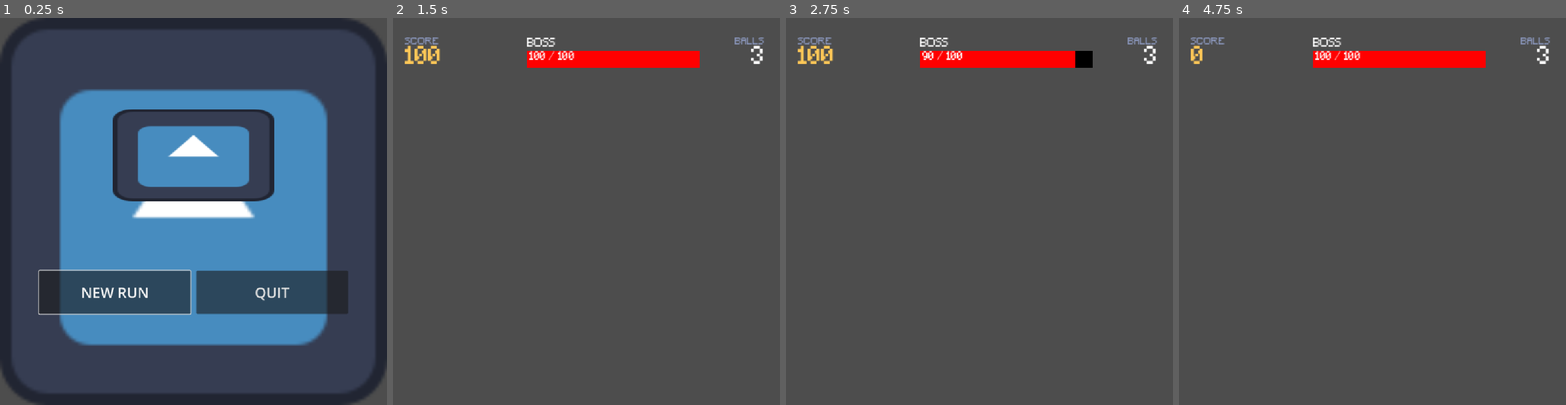
Above: before the commit, frames 1-4 (left to right).
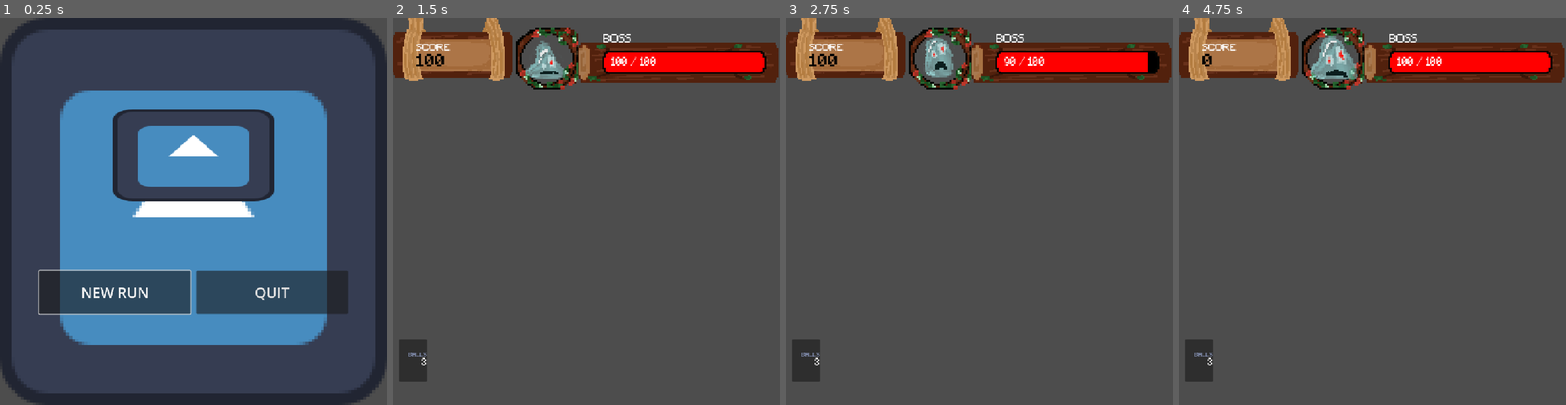
Above: after the commit, the same moments.

Repository: Josephs101/Hack-Haven-Game
Game: Godot game, scene res://scenes/start_menu.tscn
Same seed, same stepped clock (60 frames per second), same inputs: the game is played once before the commit and once after it. The engine's default icon, where the game draws it, is replaced by a stand-in: a white triangle on a blue panel in a dark square.
Inputs:
- Up to frame 1 (0.25 s): no input
- Up to frame 2 (1.5 s): click "NEW RUN" at 0.5 s; tap Enter at 1.25 s; tap K at 1.35 s
- Up to frame 3 (2.75 s): tap B at 2.1 s
- Up to frame 4 (4.75 s): tap N at 2.85 s; tap G at 3.6 s; click "Restart" at 4.25 s

The runs differ from the first frame. In frame 1, 1.5% of the frame differs, in the area x 3-97%, y 3-97%; in frame 2, 11%; in frame 3, 12%, in the area x 0-100%, y 0-94%; in frame 4, 11%.

Commit message:
put sprites on hud, slime bouncy bounce

Diff:
--- a/project.godot
+++ b/project.godot
@@ -39,4 +39,5 @@
 
 [rendering]
 
+textures/canvas_textures/default_texture_filter=0
 rendering_device/driver.windows="d3d12"
--- a/scenes/InGameUI.tscn
+++ b/scenes/InGameUI.tscn
@@ -1,15 +1,266 @@
 [gd_scene format=3 uid="uid://djkd6f5gk1l6u"]
 
 [ext_resource type="Script" uid="uid://nt86ukgje8o0" path="res://scripts/in_game_ui.gd" id="1_ui"]
+[ext_resource type="Texture2D" uid="uid://cix8aqsc11x6t" path="res://assets/sprites/Sprite_sheet_'1.png" id="2_5ldle"]
 [ext_resource type="FontFile" uid="uid://dbkryvmahqkrd" path="res://assets/font(s)/Minecraft.ttf" id="2_6e2fk"]
+[ext_resource type="Texture2D" uid="uid://dpd52i3df3bjf" path="res://assets/sprites/Slime_Animation.png" id="4_v2r2l"]
 
 [sub_resource type="StyleBoxEmpty" id="StyleBoxEmpty_5ldle"]
+
+[sub_resource type="AtlasTexture" id="AtlasTexture_v2r2l"]
+atlas = ExtResource("2_5ldle")
+region = Rect2(112.75624, 103.8312, 95.071106, 74.270485)
 
 [sub_resource type="StyleBoxFlat" id="StyleBoxFlat_6e2fk"]
 bg_color = Color(0, 0, 0, 1)
 
 [sub_resource type="StyleBoxFlat" id="StyleBoxFlat_5ldle"]
 bg_color = Color(1, 0, 0, 1)
+
+[sub_resource type="AtlasTexture" id="AtlasTexture_5ldle"]
+atlas = ExtResource("2_5ldle")
+region = Rect2(0, 144.08965, 112.23341, 32.905945)
+
+[sub_resource type="AtlasTexture" id="AtlasTexture_i40s5"]
+atlas = ExtResource("2_5ldle")
+region = Rect2(0, 222.93562, 33.162945, 33.064377)
+
+[sub_resource type="AtlasTexture" id="AtlasTexture_4frpn"]
+atlas = ExtResource("4_v2r2l")
+region = Rect2(0, 0, 32, 32)
+
+[sub_resource type="AtlasTexture" id="AtlasTexture_ykpjt"]
+atlas = ExtResource("4_v2r2l")
+region = Rect2(32, 0, 32, 32)
+
+[sub_resource type="AtlasTexture" id="AtlasTexture_ntxee"]
+atlas = ExtResource("4_v2r2l")
+region = Rect2(64, 0, 32, 32)
+
+[sub_resource type="AtlasTexture" id="AtlasTexture_amk4c"]
+atlas = ExtResource("4_v2r2l")
+region = Rect2(96, 0, 32, 32)
+
+[sub_resource type="AtlasTexture" id="AtlasTexture_k4av0"]
+atlas = ExtResource("4_v2r2l")
+region = Rect2(128, 0, 32, 32)
+
+[sub_resource type="AtlasTexture" id="AtlasTexture_rkuq1"]
+atlas = ExtResource("4_v2r2l")
+region = Rect2(160, 0, 32, 32)
+
+[sub_resource type="AtlasTexture" id="AtlasTexture_vym8v"]
+atlas = ExtResource("4_v2r2l")
+region = Rect2(192, 0, 32, 32)
+
+[sub_resource type="AtlasTexture" id="AtlasTexture_5enxh"]
+atlas = ExtResource("4_v2r2l")
+region = Rect2(224, 0, 32, 32)
+
+[sub_resource type="AtlasTexture" id="AtlasTexture_3jahh"]
+atlas = ExtResource("4_v2r2l")
+region = Rect2(256, 0, 32, 32)
+
+[sub_resource type="AtlasTexture" id="AtlasTexture_fo317"]
+atlas = ExtResource("4_v2r2l")
+region = Rect2(288, 0, 32, 32)
+
+[sub_resource type="AtlasTexture" id="AtlasTexture_mss7o"]
+atlas = ExtResource("4_v2r2l")
+region = Rect2(320, 0, 32, 32)
+
+[sub_resource type="AtlasTexture" id="AtlasTexture_6a6d3"]
+atlas = ExtResource("4_v2r2l")
+region = Rect2(352, 0, 32, 32)
+
+[sub_resource type="AtlasTexture" id="AtlasTexture_4rpqg"]
+atlas = ExtResource("4_v2r2l")
+region = Rect2(384, 0, 32, 32)
+
+[sub_resource type="AtlasTexture" id="AtlasTexture_7tau7"]
+atlas = ExtResource("4_v2r2l")
+region = Rect2(416, 0, 32, 32)
+
+[sub_resource type="AtlasTexture" id="AtlasTexture_0wtug"]
+atlas = ExtResource("4_v2r2l")
+region = Rect2(448, 0, 32, 32)
+
+[sub_resource type="AtlasTexture" id="AtlasTexture_yympg"]
+atlas = ExtResource("4_v2r2l")
+region = Rect2(480, 0, 32, 32)
+
+[sub_resource type="AtlasTexture" id="AtlasTexture_eyj2c"]
+atlas = ExtResource("4_v2r2l")
+region = Rect2(512, 0, 32, 32)
+
+[sub_resource type="AtlasTexture" id="AtlasTexture_x7o17"]
+atlas = ExtResource("4_v2r2l")
+region = Rect2(544, 0, 32, 32)
+
+[sub_resource type="AtlasTexture" id="AtlasTexture_s28qj"]
+atlas = ExtResource("4_v2r2l")
+region = Rect2(576, 0, 32, 32)
+
+[sub_resource type="AtlasTexture" id="AtlasTexture_diyjg"]
+atlas = ExtResource("4_v2r2l")
+region = Rect2(608, 0, 32, 32)
+
+[sub_resource type="AtlasTexture" id="AtlasTexture_tlrbe"]
+atlas = ExtResource("4_v2r2l")
+region = Rect2(640, 0, 32, 32)
+
+[sub_resource type="AtlasTexture" id="AtlasTexture_1cy4u"]
+atlas = ExtResource("4_v2r2l")
+region = Rect2(672, 0, 32, 32)
+
+[sub_resource type="AtlasTexture" id="AtlasTexture_x6qv5"]
+atlas = ExtResource("4_v2r2l")
+region = Rect2(704, 0, 32, 32)
+
+[sub_resource type="AtlasTexture" id="AtlasTexture_u2k2l"]
+atlas = ExtResource("4_v2r2l")
+region = Rect2(736, 0, 32, 32)
+
+[sub_resource type="AtlasTexture" id="AtlasTexture_gyap7"]
+atlas = ExtResource("4_v2r2l")
+region = Rect2(768, 0, 32, 32)
+
+[sub_resource type="AtlasTexture" id="AtlasTexture_ouinp"]
+atlas = ExtResource("4_v2r2l")
+region = Rect2(800, 0, 32, 32)
+
+[sub_resource type="AtlasTexture" id="AtlasTexture_mu53b"]
+atlas = ExtResource("4_v2r2l")
+region = Rect2(832, 0, 32, 32)
+
+[sub_resource type="AtlasTexture" id="AtlasTexture_4wtfp"]
+atlas = ExtResource("4_v2r2l")
+region = Rect2(864, 0, 32, 32)
+
+[sub_resource type="AtlasTexture" id="AtlasTexture_wxxco"]
+atlas = ExtResource("4_v2r2l")
+region = Rect2(896, 0, 32, 32)
+
+[sub_resource type="AtlasTexture" id="AtlasTexture_ifmxa"]
+atlas = ExtResource("4_v2r2l")
+region = Rect2(928, 0, 32, 32)
+
+[sub_resource type="AtlasTexture" id="AtlasTexture_pq2iq"]
+atlas = ExtResource("4_v2r2l")
+region = Rect2(960, 0, 32, 32)
+
+[sub_resource type="AtlasTexture" id="AtlasTexture_3p1qy"]
+atlas = ExtResource("2_5ldle")
+region = Rect2(128, 224, 32, 32)
+
+[sub_resource type="SpriteFrames" id="SpriteFrames_gi5p5"]
+animations = [{
+"frames": [{
+"duration": 1.0,
+"texture": SubResource("AtlasTexture_4frpn")
+}, {
+"duration": 1.0,
+"texture": SubResource("AtlasTexture_ykpjt")
+}, {
+"duration": 1.0,
+"texture": SubResource("AtlasTexture_ntxee")
+}, {
+"duration": 1.0,
+"texture": SubResource("AtlasTexture_amk4c")
+}, {
+"duration": 1.0,
+"texture": SubResource("AtlasTexture_k4av0")
+}, {
+"duration": 1.0,
+"texture": SubResource("AtlasTexture_rkuq1")
+}, {
+"duration": 1.0,
+"texture": SubResource("AtlasTexture_vym8v")
+}, {
+"duration": 1.0,
+"texture": SubResource("AtlasTexture_5enxh")
+}, {
+"duration": 1.0,
+"texture": SubResource("AtlasTexture_3jahh")
+}, {
+"duration": 1.0,
+"texture": SubResource("AtlasTexture_fo317")
+}, {
+"duration": 1.0,
+"texture": SubResource("AtlasTexture_mss7o")
+}, {
+"duration": 1.0,
+"texture": SubResource("AtlasTexture_6a6d3")
+}, {
+"duration": 1.0,
+"texture": SubResource("AtlasTexture_4rpqg")
+}, {
+"duration": 1.0,
+"texture": SubResource("AtlasTexture_7tau7")
+}, {
+"duration": 1.0,
+"texture": SubResource("AtlasTexture_0wtug")
+}, {
+"duration": 1.0,
+"texture": SubResource("AtlasTexture_yympg")
+}, {
+"duration": 1.0,
+"texture": SubResource("AtlasTexture_eyj2c")
+}, {
+"duration": 1.0,
+"texture": SubResource("AtlasTexture_x7o17")
+}, {
+"duration": 1.0,
+"texture": SubResource("AtlasTexture_s28qj")
+}, {
+"duration": 1.0,
+"texture": SubResource("AtlasTexture_diyjg")
+}, {
+"duration": 1.0,
+"texture": SubResource("AtlasTexture_tlrbe")
+}, {
+"duration": 1.0,
+"texture": SubResource("AtlasTexture_1cy4u")
+}, {
+"duration": 1.0,
+"texture": SubResource("AtlasTexture_x6qv5")
+}, {
+"duration": 1.0,
+"texture": SubResource("AtlasTexture_u2k2l")
+}, {
+"duration": 1.0,
+"texture": SubResource("AtlasTexture_gyap7")
+}, {
+"duration": 1.0,
+"texture": SubResource("AtlasTexture_ouinp")
+}, {
+"duration": 1.0,
+"texture": SubResource("AtlasTexture_mu53b")
+}, {
+"duration": 1.0,
+"texture": SubResource("AtlasTexture_4wtfp")
+}, {
+"duration": 1.0,
+"texture": SubResource("AtlasTexture_wxxco")
+}, {
+"duration": 1.0,
+"texture": SubResource("AtlasTexture_ifmxa")
+}, {
+"duration": 1.0,
+"texture": SubResource("AtlasTexture_pq2iq")
+}],
+"loop": true,
+"name": &"bouncy",
+"speed": 24.0
+}, {
+"frames": [{
+"duration": 1.0,
+"texture": SubResource("AtlasTexture_3p1qy")
+}],
+"loop": true,
+"name": &"idle",
+"speed": 5.0
+}]
 
 [node name="InGameUI" type="Control" unique_id=1979793841]
 layout_mode = 3
@@ -22,13 +273,14 @@
 script = ExtResource("1_ui")
 
 [node name="TopBar" type="PanelContainer" parent="." unique_id=783857270]
+custom_minimum_size = Vector2(1000, 0)
 layout_mode = 1
 anchors_preset = 10
 anchor_right = 1.0
-offset_left = 0.9999981
-offset_top = 37.77999
-offset_right = -399.52667
-offset_bottom = 113.77999
+offset_left = -273.00003
+offset_top = 30.000002
+offset_right = -263.02002
+offset_bottom = 106.0
 grow_horizontal = 2
 scale = Vector2(1.595, 1.595)
 theme_override_styles/panel = SubResource("StyleBoxEmpty_5ldle")
@@ -41,6 +293,7 @@
 theme_override_constants/margin_bottom = 10
 
 [node name="Row" type="HBoxContainer" parent="TopBar/Margin" unique_id=1035372482]
+custom_minimum_size = Vector2(1000, 0)
 layout_mode = 2
 size_flags_horizontal = 0
 size_flags_vertical = 0
@@ -57,22 +310,40 @@
 
 [node name="ScoreCaption" type="Label" parent="TopBar/Margin/Row/ScoreBlock" unique_id=1118733791]
 layout_mode = 2
-theme_override_colors/font_color = Color(0.55, 0.6, 0.75, 1)
+theme_override_colors/font_color = Color(1, 1, 1, 1)
 theme_override_fonts/font = ExtResource("2_6e2fk")
 theme_override_font_sizes/font_size = 16
 text = "SCORE"
 
 [node name="ScoreValue" type="Label" parent="TopBar/Margin/Row/ScoreBlock" unique_id=1948611762]
 unique_name_in_owner = true
-layout_mode = 2
-theme_override_colors/font_color = Color(1, 0.784314, 0.341176, 1)
-theme_override_fonts/font = ExtResource("2_6e2fk")
-theme_override_font_sizes/font_size = 40
+show_behind_parent = true
+layout_mode = 2
+theme_override_colors/font_color = Color(0, 0, 0, 1)
+theme_override_fonts/font = ExtResource("2_6e2fk")
+theme_override_font_sizes/font_size = 32
 text = "0"
 
+[node name="TextureRect" type="TextureRect" parent="TopBar/Margin/Row/ScoreBlock/ScoreValue" unique_id=1525521590]
+show_behind_parent = true
+layout_mode = 0
+offset_left = -42.094013
+offset_top = -136.67085
+offset_right = 168.89034
+offset_bottom = 48.28212
+texture = SubResource("AtlasTexture_v2r2l")
+
+[node name="VBoxContainer" type="VBoxContainer" parent="TopBar/Margin/Row" unique_id=982301073]
+custom_minimum_size = Vector2(100, 0)
+layout_mode = 2
+
+[node name="Control" type="Control" parent="TopBar/Margin/Row/VBoxContainer" unique_id=2095264006]
+custom_minimum_size = Vector2(50, 0)
+layout_mode = 2
+
 [node name="BossBlock" type="VBoxContainer" parent="TopBar/Margin/Row" unique_id=1632931701]
 unique_name_in_owner = true
-custom_minimum_size = Vector2(300, 40)
+custom_minimum_size = Vector2(266.1, 40)
 layout_mode = 2
 size_flags_vertical = 4
 theme_override_constants/separation = 2
@@ -86,7 +357,7 @@
 
 [node name="BossBar" type="ProgressBar" parent="TopBar/Margin/Row/BossBlock" unique_id=1037884345]
 unique_name_in_owner = true
-custom_minimum_size = Vector2(300, 30)
+custom_minimum_size = Vector2(291.695, 60)
 layout_mode = 2
 size_flags_horizontal = 3
 theme_override_styles/background = SubResource("StyleBoxFlat_6e2fk")
@@ -94,38 +365,69 @@
 value = 100.0
 show_percentage = false
 
+[node name="TextureRect" type="TextureRect" parent="TopBar/Margin/Row/BossBlock/BossBar" unique_id=985171888]
+layout_mode = 0
+offset_left = -45.169273
+offset_top = -7.1755543
+offset_right = 304.95297
+offset_bottom = 62.570534
+texture = SubResource("AtlasTexture_5ldle")
+
 [node name="BossHealthLabel" type="Label" parent="TopBar/Margin/Row/BossBlock/BossBar" unique_id=1852887795]
 unique_name_in_owner = true
 layout_mode = 0
-offset_left = 4.0
-offset_top = 2.0
-offset_right = 404.0
-offset_bottom = 21.0
+offset_left = 13.764896
+offset_top = 19.156734
+offset_right = 413.7649
+offset_bottom = 38.156734
 theme_override_fonts/font = ExtResource("2_6e2fk")
 theme_override_font_sizes/font_size = 18
 text = "BOSS"
 
-[node name="BallsBlock" type="VBoxContainer" parent="TopBar/Margin/Row" unique_id=1745800700]
-unique_name_in_owner = true
-custom_minimum_size = Vector2(100, 0)
+[node name="PanelContainer" type="PanelContainer" parent="." unique_id=2125838374]
+layout_mode = 0
+offset_left = 17.0
+offset_top = 890.0
+offset_right = 94.0
+offset_bottom = 1007.0
+
+[node name="BallsBlock" type="VBoxContainer" parent="PanelContainer" unique_id=1745800700]
+unique_name_in_owner = true
+custom_minimum_size = Vector2(50.075, 0)
 layout_mode = 2
 size_flags_vertical = 4
 theme_override_constants/separation = 0
 alignment = 2
 
-[node name="BallsCaption" type="Label" parent="TopBar/Margin/Row/BallsBlock" unique_id=1706841644]
+[node name="BallsCaption" type="Label" parent="PanelContainer/BallsBlock" unique_id=1706841644]
 layout_mode = 2
 theme_override_colors/font_color = Color(0.55, 0.6, 0.75, 1)
 theme_override_fonts/font = ExtResource("2_6e2fk")
 theme_override_font_sizes/font_size = 16
 text = "BALLS"
 horizontal_alignment = 2
-vertical_alignment = 3
-
-[node name="BallsValue" type="Label" parent="TopBar/Margin/Row/BallsBlock" unique_id=741822138]
-unique_name_in_owner = true
-layout_mode = 2
-theme_override_fonts/font = ExtResource("2_6e2fk")
-theme_override_font_sizes/font_size = 40
+
+[node name="BallsValue" type="Label" parent="PanelContainer/BallsBlock" unique_id=741822138]
+unique_name_in_owner = true
+layout_mode = 2
+theme_override_fonts/font = ExtResource("2_6e2fk")
+theme_override_font_sizes/font_size = 28
 text = "3"
 horizontal_alignment = 2
+
+[node name="TextureRect" type="TextureRect" parent="." unique_id=2096399361]
+layout_mode = 0
+offset_left = 340.0
+offset_top = 21.0
+offset_right = 380.0
+offset_bottom = 61.0
+scale = Vector2(4.44, 4.44)
+texture = SubResource("AtlasTexture_i40s5")
+
+[node name="AnimatedSprite2D" type="AnimatedSprite2D" parent="TextureRect" unique_id=512617240]
+position = Vector2(20.045042, 18.468466)
+scale = Vector2(0.98894984, 0.98895)
+sprite_frames = SubResource("SpriteFrames_gi5p5")
+animation = &"bouncy"
+autoplay = "bouncy"
+frame_progress = 0.0822435
--- /dev/null
+++ b/scenes/animated_sprite_2d.gd
@@ -0,0 +1,4 @@
+extends AnimatedSprite2D
+
+func _ready():
+	$AnimatedSprite2D.play("bouncy")
Binary file added: assets/sprites/Slime_Animation.png
Not shown, added: assets/sprites/Slime_Animation.png.import
Not shown, added: scenes/animated_sprite_2d.gd.uid
